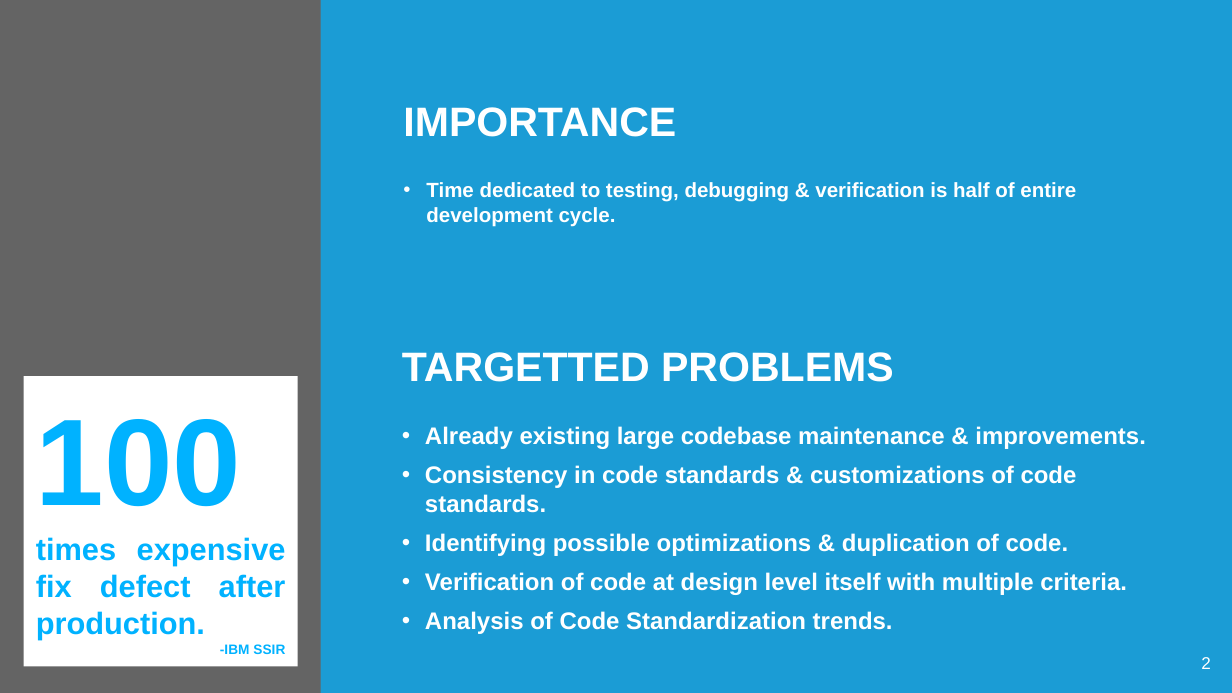
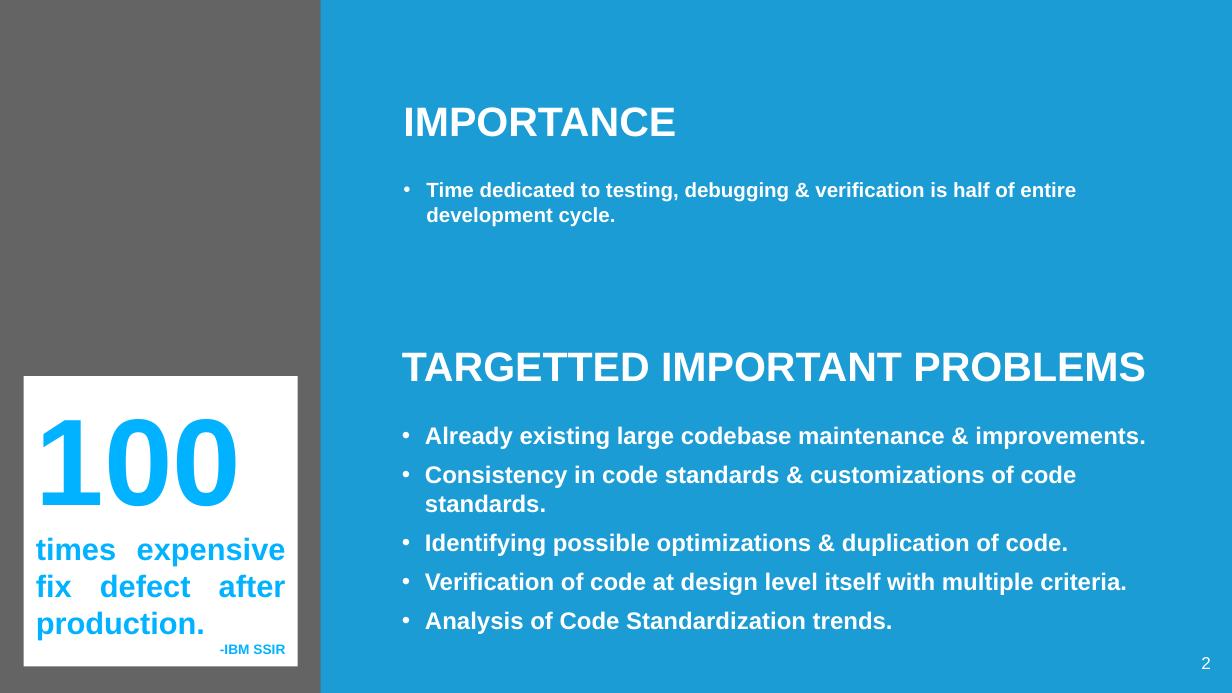
Before and after one commit to ashishrana160796/StaticCodeAnalysisPresentationAndDemo, a slide deck: slide 2 of StaticToolsComparativeAnalysis.pptx. Drawn at 1232x693 pixels with LibreOffice and Linux fonts; fonts in the diff are those of the drawing; background and template pictures are left out; a plain dark background stands for a picture behind light text. Boxes give left, top, right and bottom in pixels: in the first picture for what was removed or moved away, otherwise in the second. Text is boxed around its words. In the diff, an @@ line names an element or a change of style, - is before the commit and + after.

```diff
--- a/StaticToolsComparativeAnalysis.pptx
+++ b/StaticToolsComparativeAnalysis.pptx
@@ text at (402, 352, 1146, 382): text changed @@
-TARGETTED PROBLEMS
+TARGETTED IMPORTANT PROBLEMS
```
Also in this commit, not shown: 2 other slides changed, 1 slide added, 3 other files.
